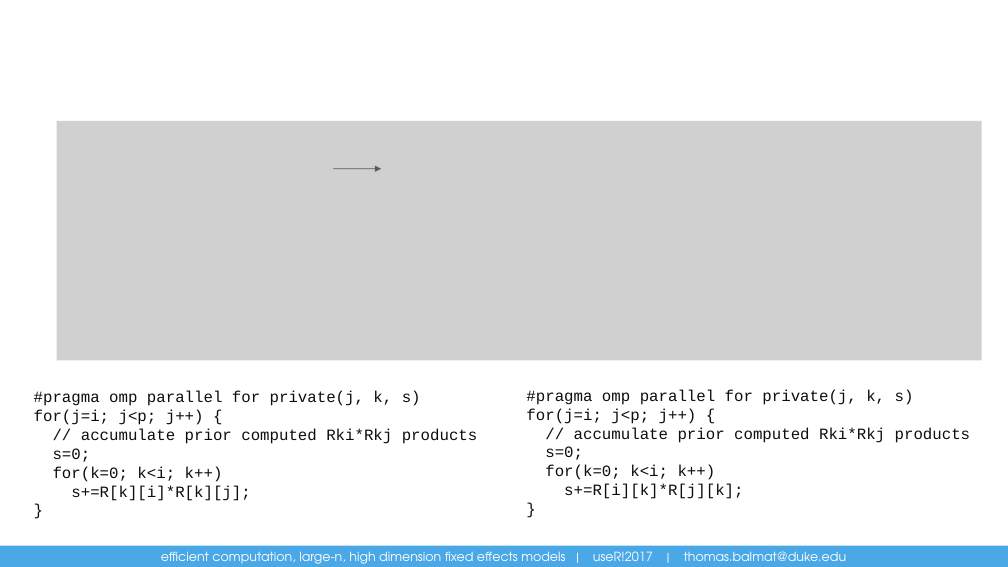
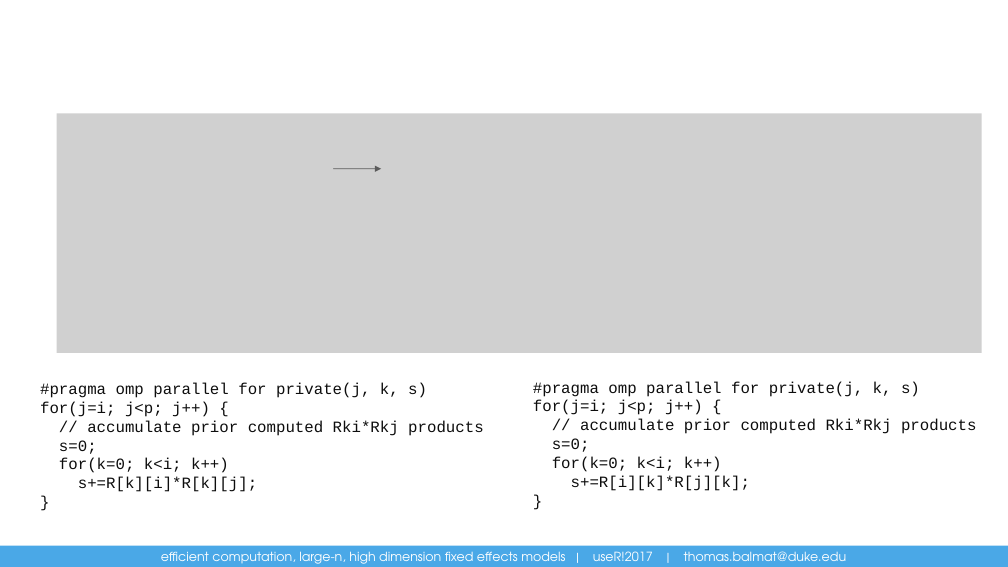
Before and after one commit to DukeSynthProj/FixedEffectsSolutionResources, a slide deck: slide 18 of EfficientComputationFixedEffectsRConference.pptx. Drawn at 1008x567 pixels with LibreOffice and Linux fonts; fonts in the diff are those of the drawing; grey boxes stand for pictures. Boxes give left, top, right and bottom in pixels: in the first picture for what was removed or moved away, otherwise in the second. Text is boxed around its words. In the diff, an @@ line names an element or a change of style, - is before the commit and + after.

```diff
--- a/EfficientComputationFixedEffectsRConference.pptx
+++ b/EfficientComputationFixedEffectsRConference.pptx
@@ picture: place and size @@
-picture at [57,121,982,361]
+picture at [57,113,982,353]
@@ text "#pragma omp parallel for private(j, ...": place and size @@
-text "#pragma omp parallel for private(j, ..." at [34,390,478,501]
+text "#pragma omp parallel for private(j, ..." at [40,382,484,492]
@@ text "#pragma omp parallel for private(j, ...": place and size @@
-text "#pragma omp parallel for private(j, ..." at [526,389,971,499]
+text "#pragma omp parallel for private(j, ..." at [533,381,977,491]
```
Also in this commit, not shown: 25 other slides changed.
